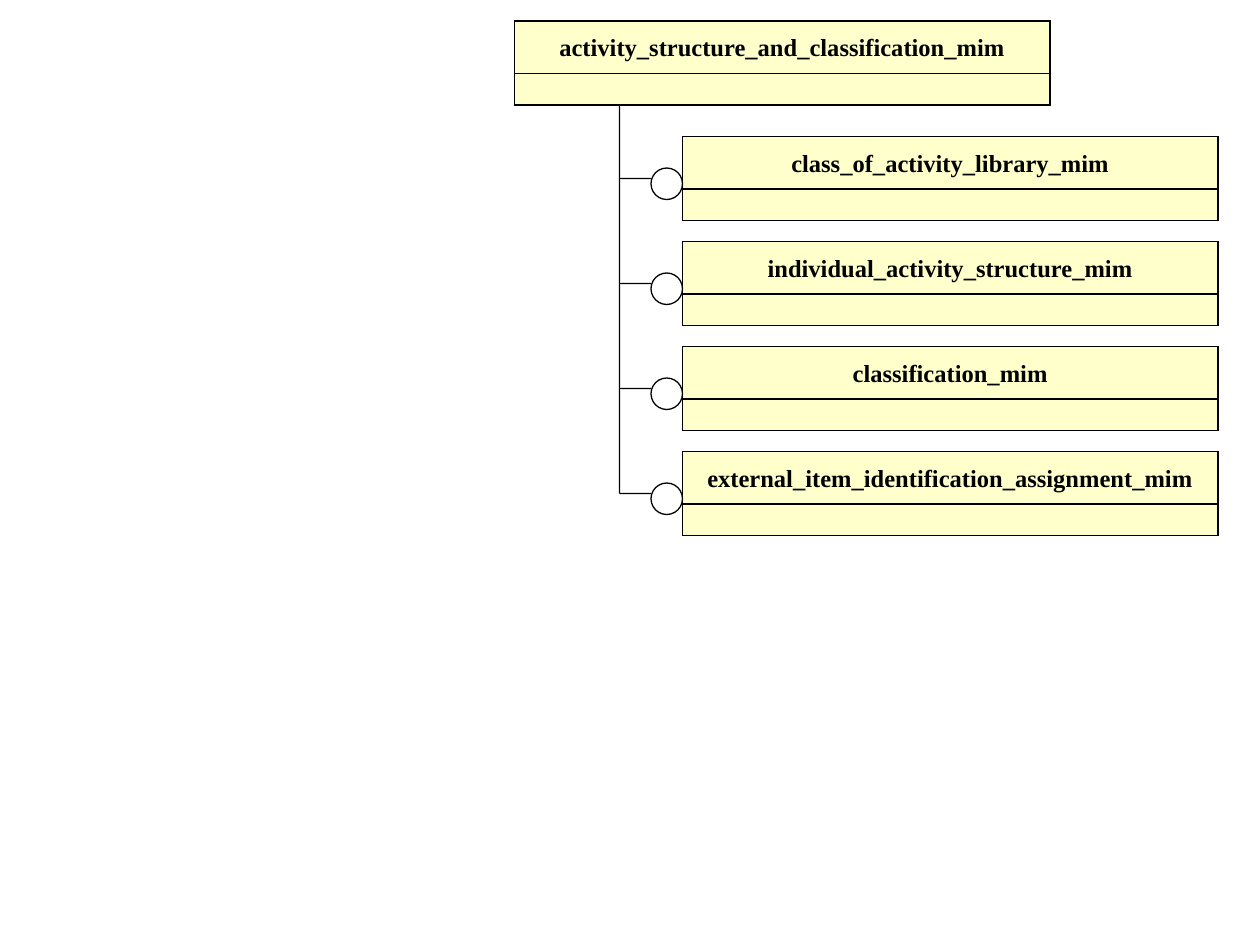
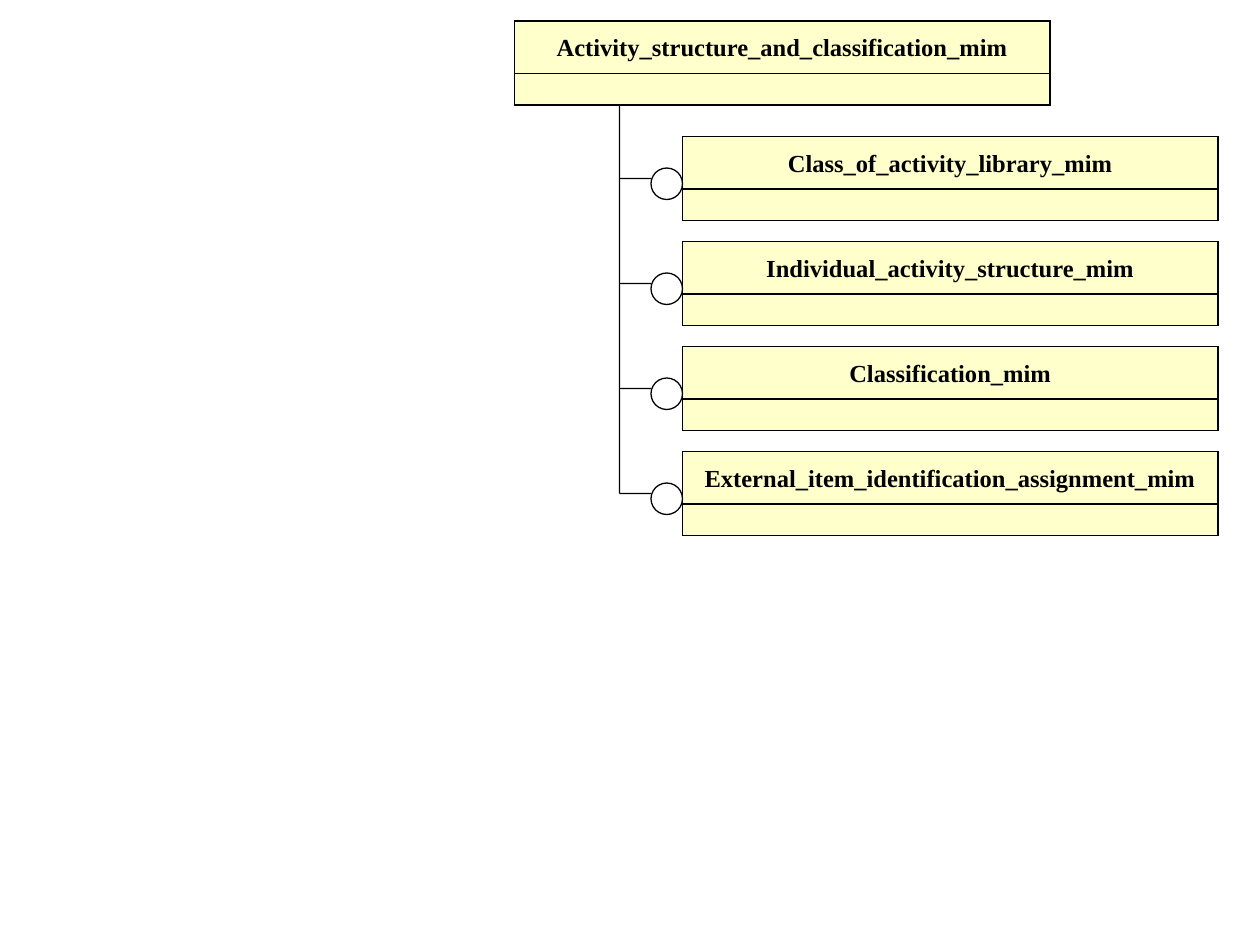
Before and after one commit to starseeker/stepmod_mirror, a slide deck: slide 4 of data/modules/activity_structure_and_classification/activity_structure_and_classification.ppt. Drawn at 1260x945 pixels with LibreOffice and Linux fonts; fonts in the diff are those of the drawing. Boxes give left, top, right and bottom in pixels: in the first picture for what was removed or moved away, otherwise in the second. Text is boxed around its words. In the diff, an @@ line names an element or a change of style, - is before the commit and + after.

```diff
--- a/data/modules/activity_structure_and_classification/activity_structure_and_classification.ppt
+++ b/data/modules/activity_structure_and_classification/activity_structure_and_classification.ppt
@@ text in rectangle at (557, 38, 1007, 62): text changed @@
-activity_structure_and_classification_mim
+Activity_structure_and_classification_mim
@@ text in rectangle at (788, 154, 1112, 178): text changed @@
-class_of_activity_library_mim
+Class_of_activity_library_mim
@@ text in rectangle at (766, 260, 1133, 283): text changed @@
-individual_activity_structure_mim
+Individual_activity_structure_mim
@@ text in rectangle at (849, 364, 1051, 386): text changed @@
-classification_mim
+Classification_mim
@@ text in rectangle at (705, 469, 1195, 493): text changed @@
-external_item_identification_assignment_mim
+External_item_identification_assignment_mim
```
Also in this commit, not shown: 4 other slides changed, 32 other files.
